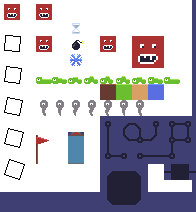
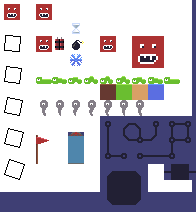
Layers edited between the first and the second 196 × 212 image:
painted on "Background" over box(55, 37, 64, 50)
